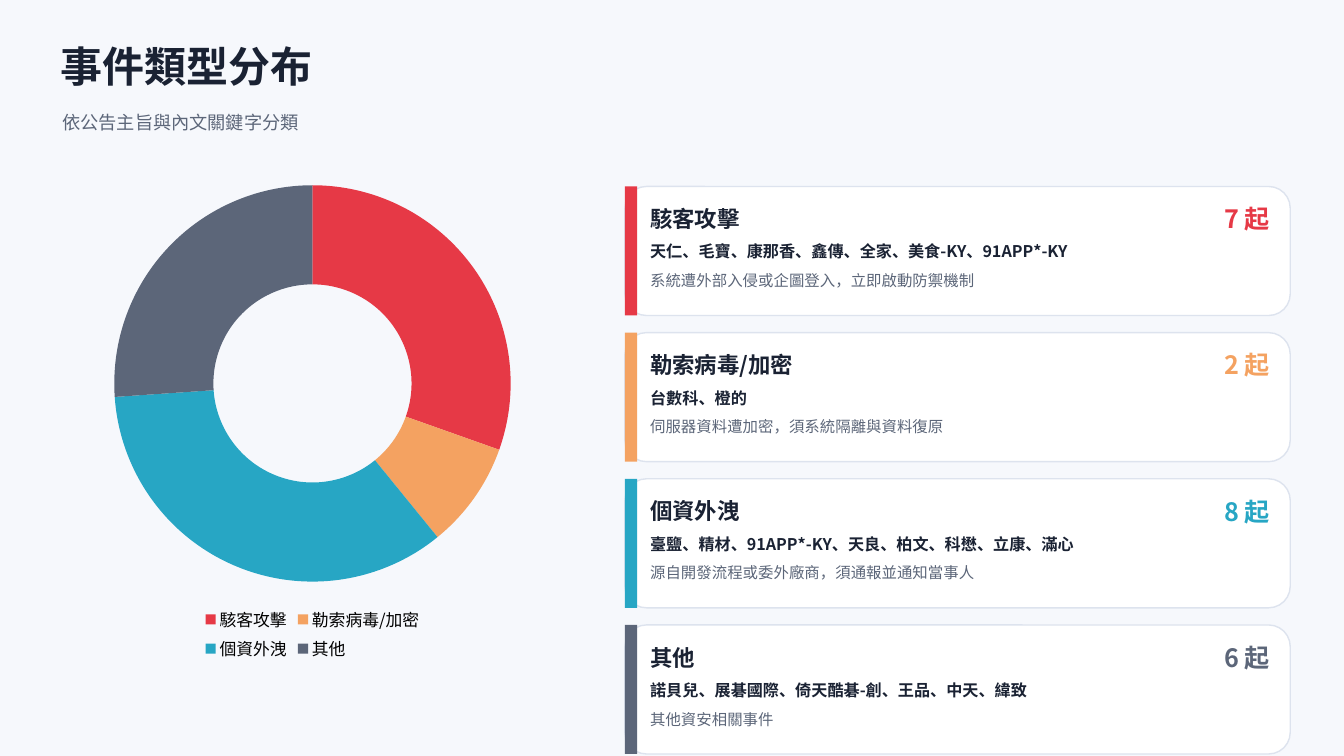
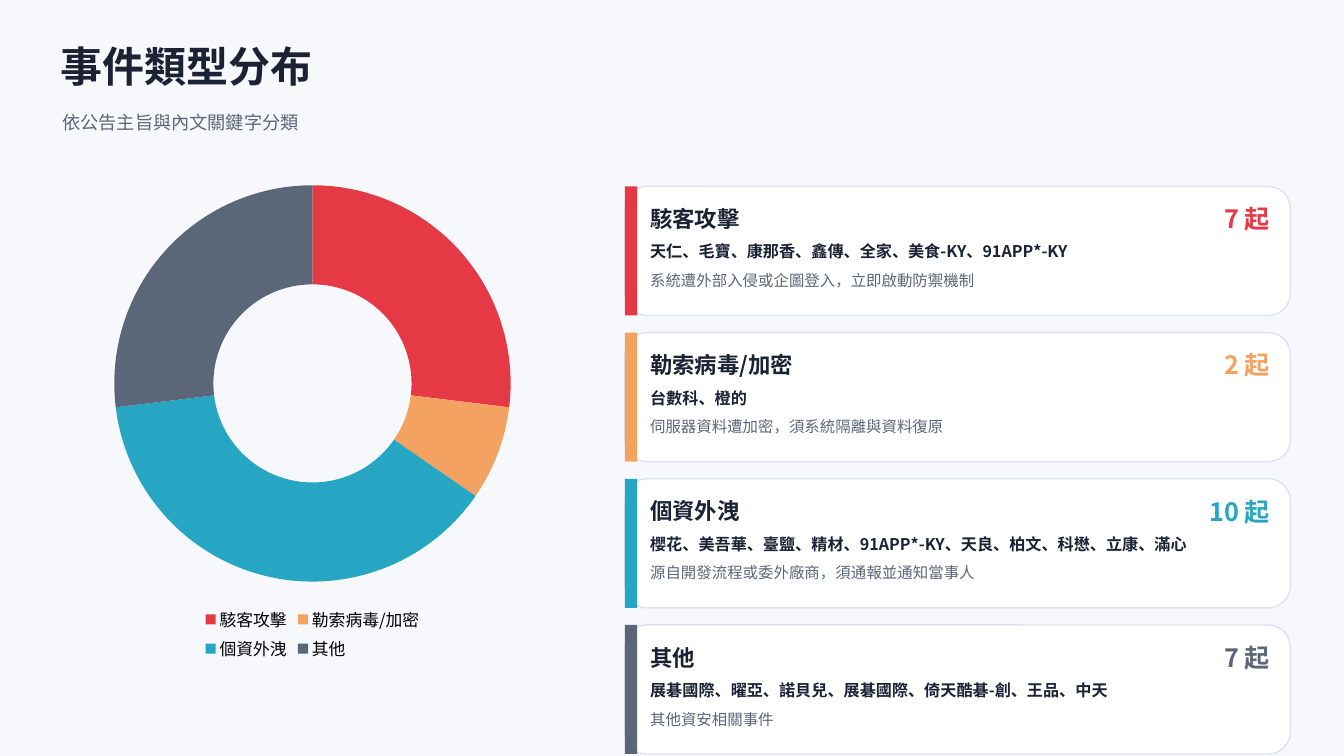
Before and after one commit to Johnnylin77/mops-isec-monitor, a slide deck: slide 3 of 資安事件因應分析.pptx. Drawn at 1344x756 pixels with LibreOffice and Linux fonts; fonts in the diff are those of the drawing. Boxes give left, top, right and bottom in pixels: in the first picture for what was removed or moved away, otherwise in the second. Text is boxed around its words. In the diff, an @@ line names an element or a change of style, - is before the commit and + after.

```diff
--- a/資安事件因應分析.pptx
+++ b/資安事件因應分析.pptx
@@ doughnut chart at (50, 171, 575, 665) @@
-Series 1: 30, 9, 35, 26
+Series 1: 27, 8, 38, 27
@@ text at (1209, 499, 1270, 524): text changed @@
-8 起
+10 起
@@ text at (650, 536, 1187, 552): text changed @@
-臺鹽、精材、91APP*-KY、天良、柏文、科懋、立康、滿心
+櫻花、美吾華、臺鹽、精材、91APP*-KY、天良、柏文、科懋、立康、滿心
@@ text at (1224, 646, 1270, 670): text changed @@
-6 起
+7 起
@@ text at (650, 682, 1107, 698): text changed @@
-諾貝兒、展碁國際、倚天酷碁-創、王品、中天、緯致
+展碁國際、曜亞、諾貝兒、展碁國際、倚天酷碁-創、王品、中天
```
Also in this commit, not shown: 9 other slides changed, 1 slide added, 2 other files.
